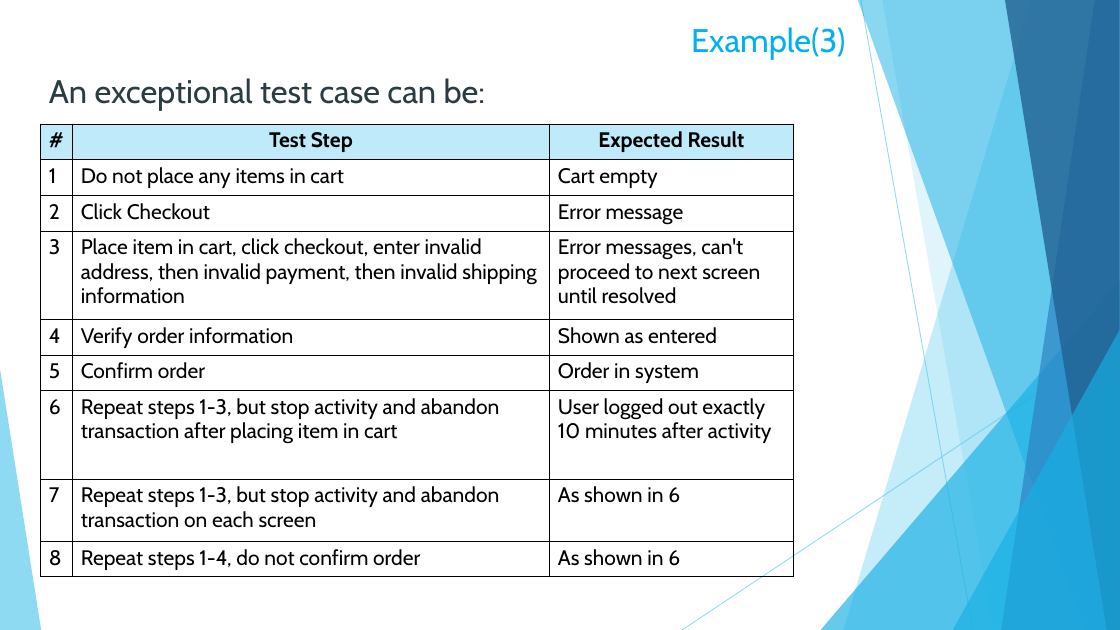
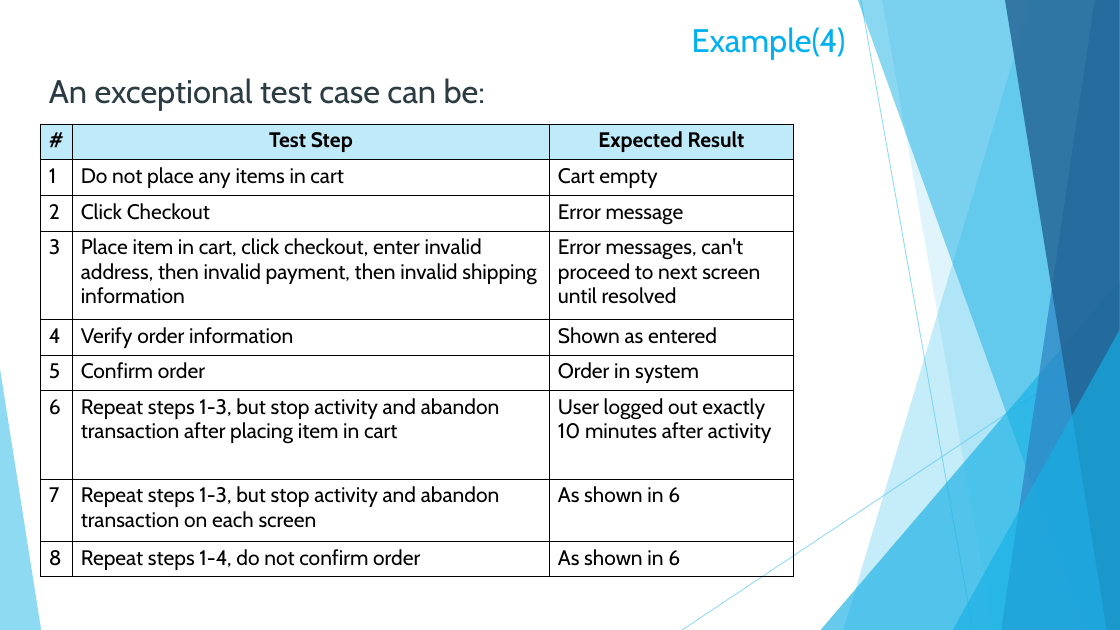
Before and after one commit to plamenti/Telerik2015, a slide deck: slide 7 of 04.TestLevelsAndTypes/Suitability.pptx (slide 6 before the commit). Drawn at 1120x630 pixels with LibreOffice and Linux fonts; fonts in the diff are those of the drawing. Boxes give left, top, right and bottom in pixels: in the first picture for what was removed or moved away, otherwise in the second. Text is boxed around its words. In the diff, an @@ line names an element or a change of style, - is before the commit and + after.

Commit message:
Added one more slide

```diff
--- a/04.TestLevelsAndTypes/Suitability.pptx
+++ b/04.TestLevelsAndTypes/Suitability.pptx
@@ text at [692, 27, 846, 60]: text changed @@
-Example(3)
+Example(4)
```
Also in this commit, not shown: 1 other slide changed, 1 slide added.
